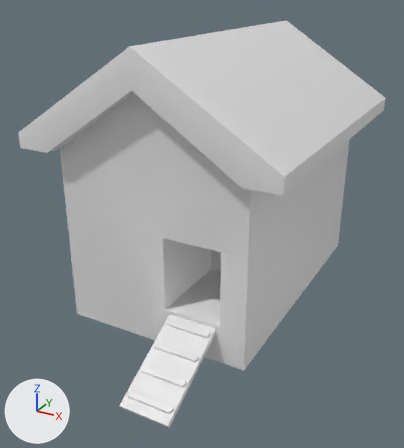
The Blender file Assets/3DArt/Models/Environment/HenHouse.blend as it was, and as the next commit left it.
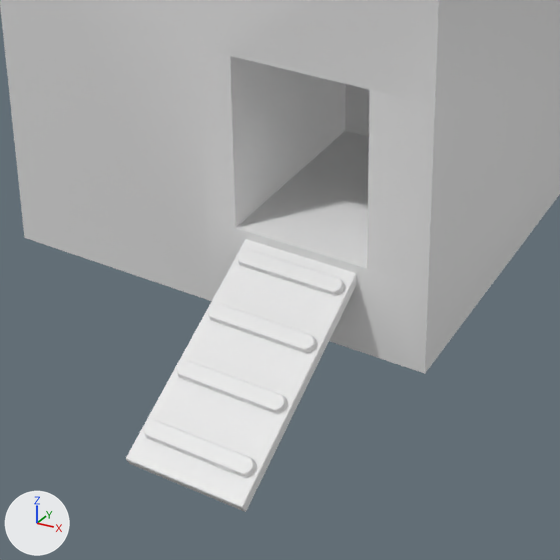
Old and new are each drawn whole from a camera (50 mm lens) standing at (2.7, -4.91, 3.35) and looking at (0.03, -0.05, 0.92) and again close up on the part from 17% to 74% of the width and 48% to 100% of the height. The axes (+X, +Y, +Z) are drawn at lower left. The lights are the same throughout.

Before the edit, the objects in view are built like this:
```python
me_cube = bpy.data.meshes.new('Cube')
me_cube.from_pydata(...)  # 24 vertices, 14 faces; spans x 0.0..0.254, y -0.063..0.014, z -0.183..0.0
me_untitled = bpy.data.meshes.new('Untitled')
me_untitled.from_pydata(...)  # 50 vertices, 42 faces; spans x -1.34..1.34, y -1.17..2.23, z 0.0..2.86
me_untitled.polygons.foreach_set('use_smooth', [True] * 42)
ob_house = bpy.data.objects.new('House', me_untitled)
ob_house.location = (0.0, 0.0, 0.0)
_vg = ob_house.vertex_groups.new(name='Bevel')
_vg.add([0, 1, 2, 3, 4, 5, 6, 7, 8, 9, 10, 11, 12, 13, 14, 15, 16, 17, 18, 20, 21, 22, 23, 24, 25, 26, 27, 28, 29, 30, 31, 32, 33, 34, 35, 36, 37, 38, 39, 40, 41, 42, 43, 44, 45, 46, 47, 48, 49], 1.0, 'REPLACE')
_m = ob_house.modifiers.new('Bevel', 'BEVEL')
_m.segments = 5
_m.limit_method = 'VGROUP'
_m.angle_limit = 0.0175
_m.vertex_group = 'Bevel'
_m.spread = 0.0
ob_ramp = bpy.data.objects.new('Ramp', me_cube)
ob_ramp.location = (0.442, -0.945, 0.362)
ob_ramp.rotation_euler = (-0.855, 0.0, 0.0)  # degrees (-49, 0, 0)
ob_ramp.scale = (1.0, 1.42, 1.42)
_m = ob_ramp.modifiers.new('Array', 'ARRAY')
_m.count = 4
_m.constant_offset_displace = (0.0, 0.0, 0.0)
_m.relative_offset_displace = (0.0, -0.5, -0.95)
_m.use_merge_vertices = True
_m = ob_ramp.modifiers.new('Bevel', 'BEVEL')
_m.width = 0.005
_m.width_pct = 0.005
_m.segments = 5
_m.limit_method = 'NONE'
_m.use_clamp_overlap = False
_m.spread = 0.0
_m = ob_ramp.modifiers.new('Mirror', 'MIRROR')
```
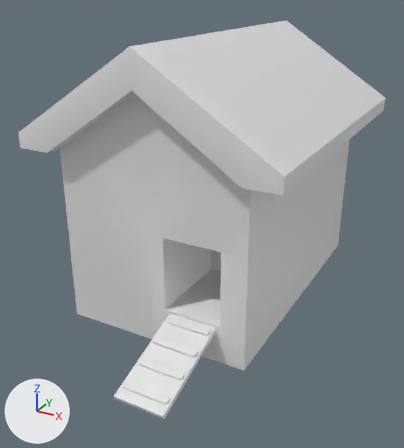
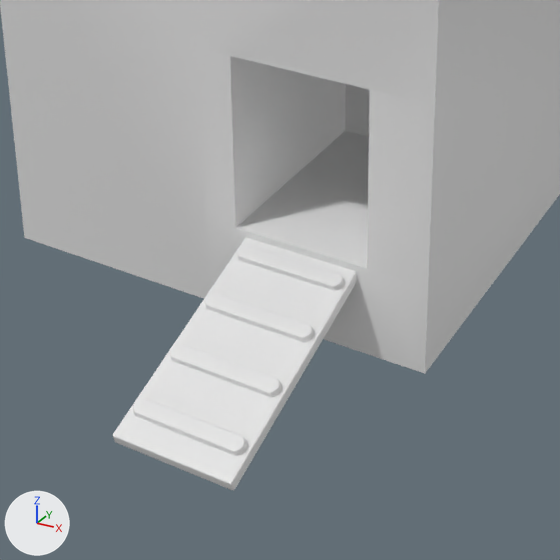
Patch to the scene script:
```diff
--- a/Assets/3DArt/Models/Environment/HenHouse.blend.py
+++ b/Assets/3DArt/Models/Environment/HenHouse.blend.py
@@ ob_ramp @@
 ob_ramp.location = (0.442, -0.945, 0.362)
-ob_ramp.rotation_euler = (-0.855, 0.0, 0.0)  # degrees (-49, 0, 0)
+ob_ramp.rotation_euler = (-1.021, 0.0, 0.0)  # degrees (-58, 0, 0)
 ob_ramp.scale = (1.0, 1.42, 1.42)
```

Boxes [x1, y1, x2, y2] around the edits, measured in the close-ups (560 x 560 px):
'Ramp', turned
    before: [126, 239, 357, 512]
    after: [113, 237, 357, 491]
